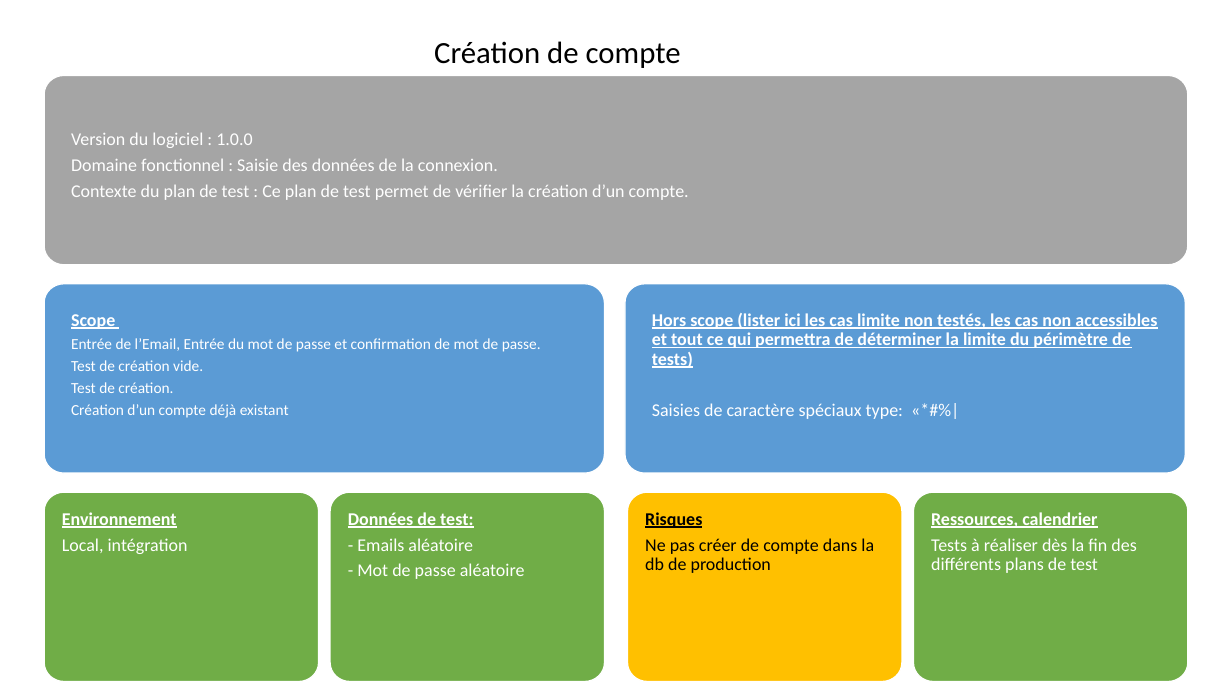
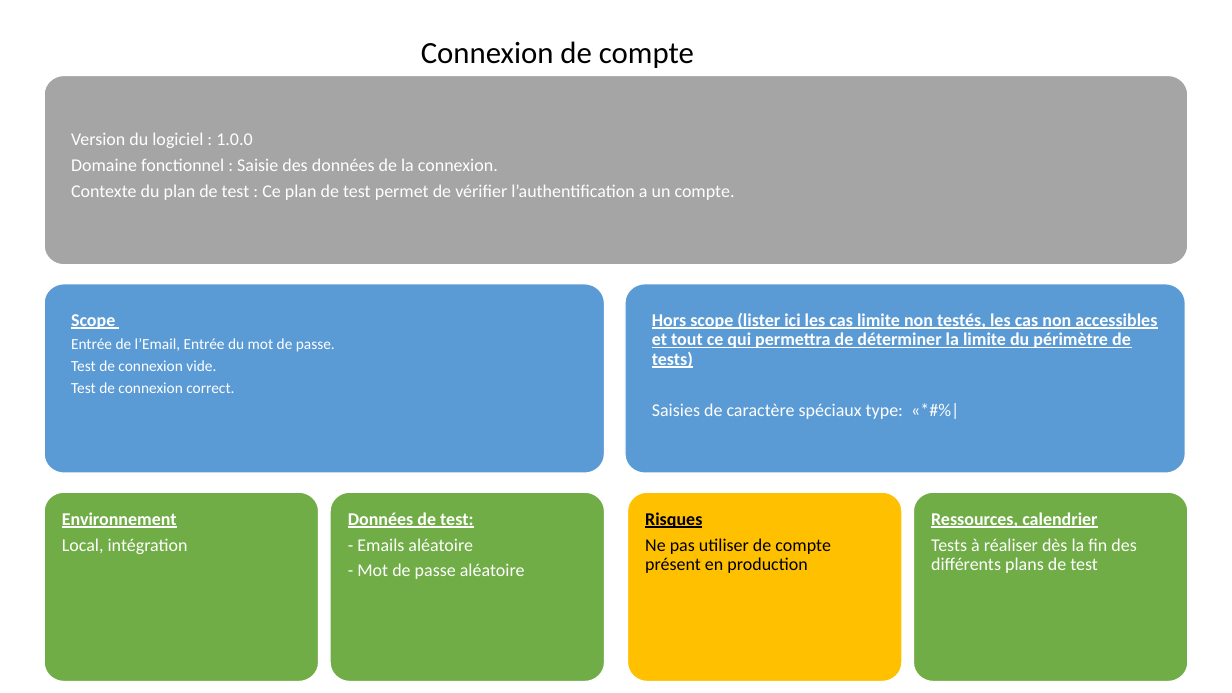
Before and after one commit to termimi/P_DevOps324-450, a slide deck: slide 1 of WIP/plan de test/planTestAuthentification.pptx. Drawn at 1232x693 pixels with LibreOffice and Linux fonts; fonts in the diff are those of the drawing. Boxes give left, top, right and bottom in pixels: in the first picture for what was removed or moved away, otherwise in the second. Text is boxed around its words. In the diff, an @@ line names an element or a change of style, - is before the commit and + after.

Commit message:
[doc] (plan de test): Update plan de test authentification

```diff
--- a/WIP/plan de test/planTestAuthentification.pptx
+++ b/WIP/plan de test/planTestAuthentification.pptx
@@ text at (x1=421, y1=41, x2=694, y2=68): text changed @@
-Création de compte
+Connexion de compte
@@ text in freeform shape at (x1=71, y1=184, x2=735, y2=200): text changed @@
-Contexte du plan de test : Ce plan de test permet de vérifier la création d’un compte.
+Contexte du plan de test : Ce plan de test permet de vérifier l’authentification a un compte.
@@ text in freeform shape at (x1=71, y1=338, x2=335, y2=393): text changed @@
-Entrée de l’Email, Entrée du mot de passe et confirmation de mot de passe.
-Test de création vide.
-Test de création.
-Création d’un compte déjà existant
+Entrée de l’Email, Entrée du mot de passe.
+Test de connexion vide.
+Test de connexion correct.
@@ text in freeform shape at (x1=645, y1=538, x2=830, y2=573): text changed @@
-Ne pas créer de compte dans la db de production
+Ne pas utiliser de compte présent en production
```
